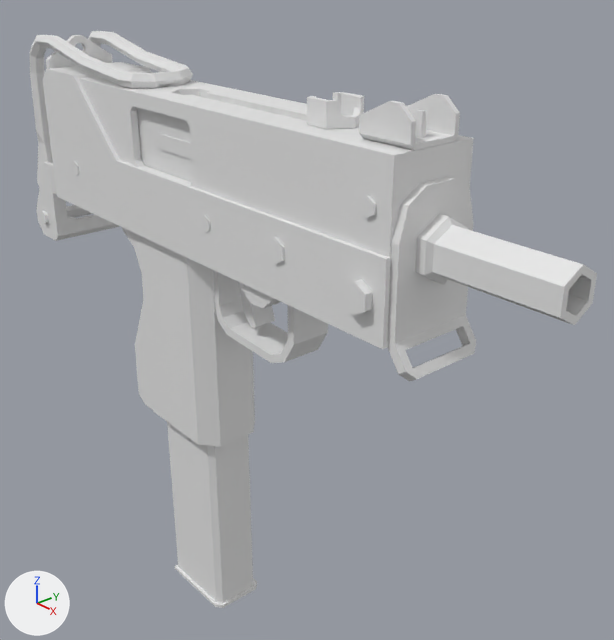
An edit to the Blender file Art/3D/Blender/Weapon/AR416/Btr_m10.blend, drawn before and after from the same camera.
Both versions are drawn from a camera (50 mm lens) standing at (3.93, -3.37, 3.2) and looking at (-0.58, 0.48, 0.56). Lighting does not change. The marker at lower left points along +X, +Y and +Z. The older version comes first.
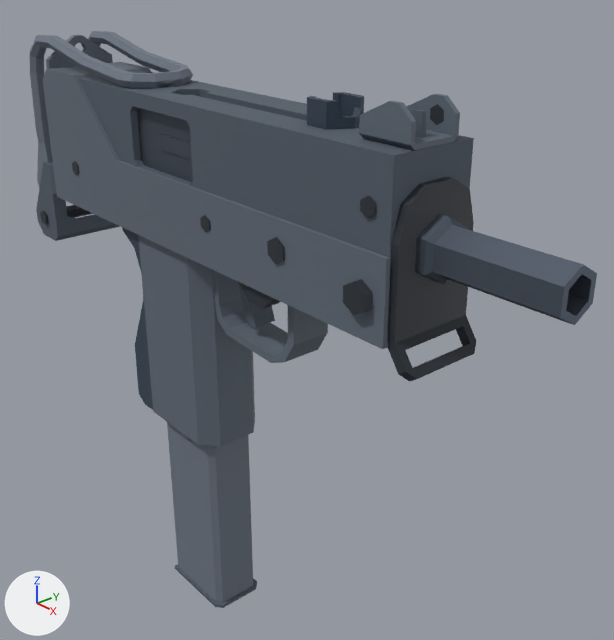
What the commit changed:
Material 'Material.005' (mat_material_005) changes colour from white #e7e7e7 to dark grey #33383f; in linear values from (0.8, 0.8, 0.8) to (0.0336, 0.0398, 0.0496).
Material 'Material.008' (mat_material_008) changes colour from white #e7e7e7 to greyish blue #606a77; in linear values from (0.8, 0.8, 0.8) to (0.117, 0.143, 0.185).
In material 'Material.008' (mat_material_008), metallic goes from 0.0 to 0.715.
Material 'Material.004' (mat_material_004) changes colour from white #e7e7e7 to greyish blue #616b77; in linear values from (0.8, 0.8, 0.8) to (0.12, 0.147, 0.184).
Material 'Material.009' (mat_material_009) changes colour from white #e7e7e7 to greyish blue #67707c; in linear values from (0.8, 0.8, 0.8) to (0.135, 0.161, 0.202).
In material 'Material.009' (mat_material_009), metallic goes from 0.0 to 0.854.
Material 'Material.007' (mat_material_007) changes colour from white #e7e7e7 to greyish blue #707986; in linear values from (0.8, 0.8, 0.8) to (0.163, 0.192, 0.24).
Material 'Material.006' (mat_material_006) changes colour from white #e7e7e7 to greyish blue #646e7a; in linear values from (0.8, 0.8, 0.8) to (0.127, 0.156, 0.195).
Material 'Material.010' (mat_material_010) changes colour from white #e7e7e7 to dark blue #3b4857; in linear values from (0.8, 0.8, 0.8) to (0.0437, 0.0648, 0.0953).

What differs and where, as boxes (x1, y1, x2, y2) in the pictures (614 x 640 px):
'Cylinder.008', recoloured, surface changed (white to greyish blue)
    both: (30, 31, 597, 608)
